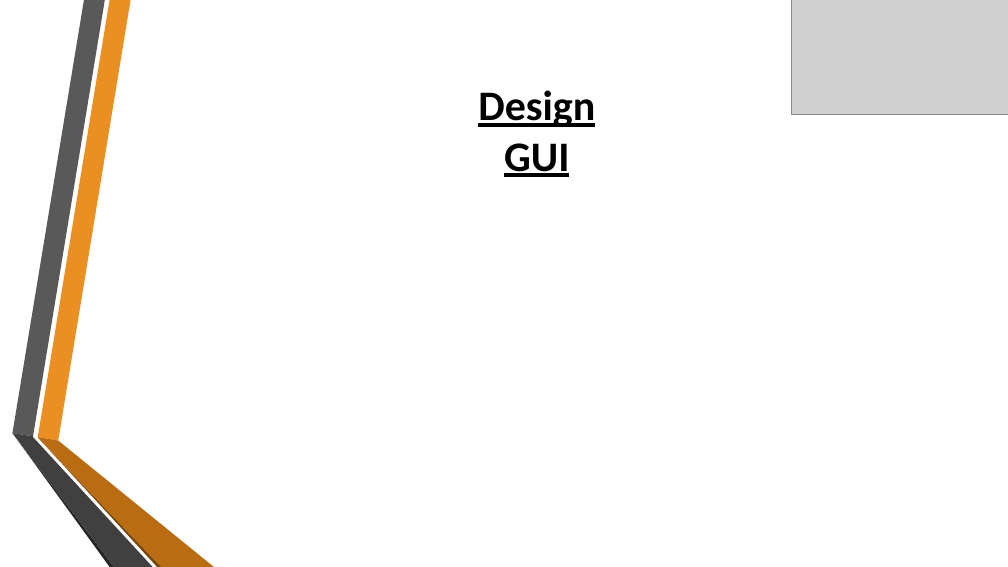
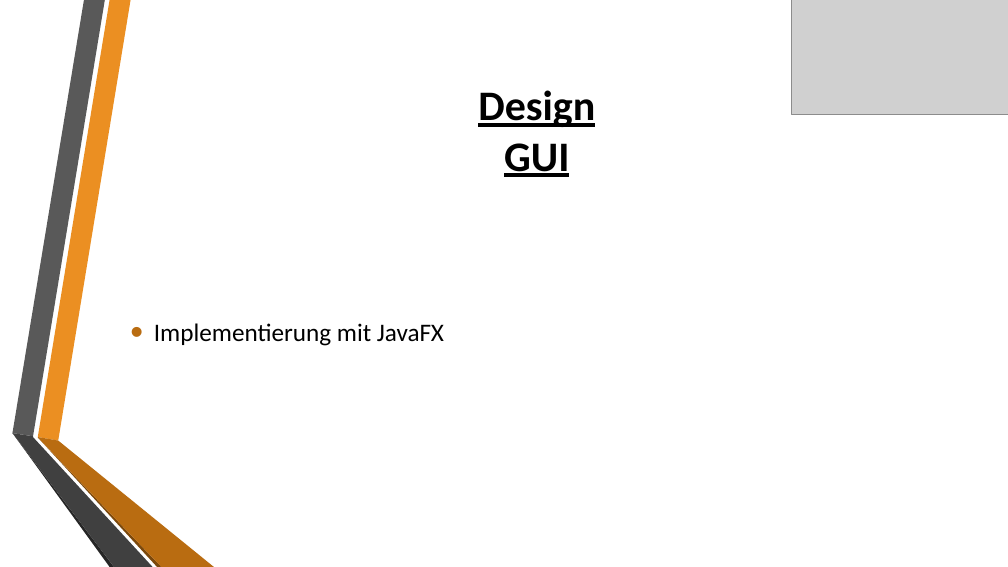
Before and after one commit to Hator21/GeoGraph2017, a slide deck: slide 11 of Praesentation/Geograph 2017.pptx. Drawn at 1008x567 pixels with LibreOffice and Linux fonts; fonts in the diff are those of the drawing; grey boxes stand for pictures; background and template pictures are left out. Boxes give left, top, right and bottom in pixels: in the first picture for what was removed or moved away, otherwise in the second. Text is boxed around its words. In the diff, an @@ line names an element or a change of style, - is before the commit and + after.

```diff
--- a/Praesentation/Geograph 2017.pptx
+++ b/Praesentation/Geograph 2017.pptx
@@ text added at <box>154,323,444,346</box>, 24 pt, text #000000 @@
+• Implementierung mit JavaFX
```
Also in this commit, not shown: 3 other slides changed, 2 other files.
